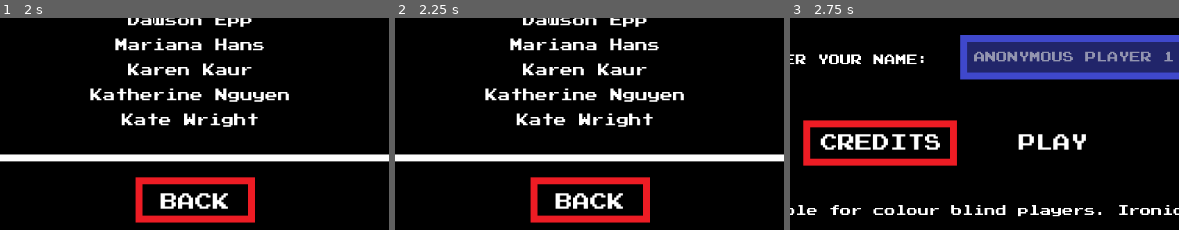
Above: before the commit, frames 1-3 (left to right).
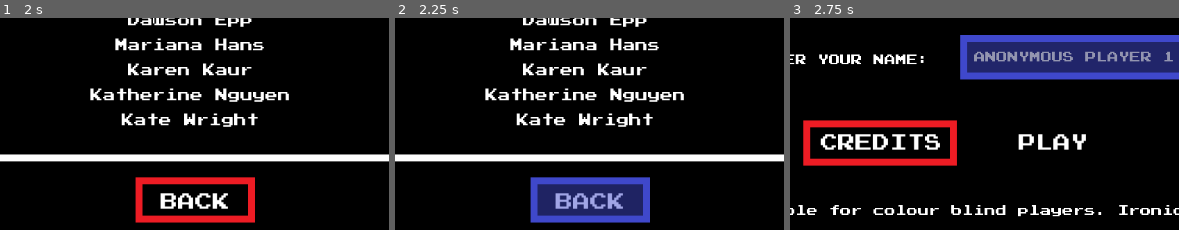
Above: after the commit, the same moments.

Repository: kwrightsk/game-jam-january-2026
Game: Godot game, scene res://Scenes/title_screen.tscn
Same seed, same stepped clock (60 frames per second), same inputs: the game is played once before the commit and once after it.
Inputs (mouse positions are % of the whole screen's width and height, from its top left):
- Up to frame 1 (2 s): click (64, 59) at 0.52 s; type "Alex" at 0.6 s; click "CREDITS" at 1.25 s
- Up to frame 2 (2.25 s): click "BACK" at 2 s
- Up to frame 3 (2.75 s): no input
The pictures show only the part of the screen within x 28-78%, y 50-100%; the shares and areas given below are measured in that part.

Frame 1 is identical in both runs. In frame 2, 6.7% of the frame differs, in the area x 34-66%, y 75-97%; in frame 3, nothing differs.

Commit message:
changing the color of the credits

Diff:
--- a/Scenes/credits.tscn
+++ b/Scenes/credits.tscn
@@ -24,6 +24,14 @@
 border_width_bottom = 10
 border_color = Color(0.929412, 0.109804, 0.141176, 1)
 
+[sub_resource type="StyleBoxFlat" id="StyleBoxFlat_0vald"]
+bg_color = Color(0.247059, 0.282353, 0.796078, 0.490196)
+border_width_left = 10
+border_width_top = 10
+border_width_right = 10
+border_width_bottom = 10
+border_color = Color(0.247059, 0.282353, 0.796078, 1)
+
 [node name="Credits" type="Node2D"]
 script = ExtResource("1_fy7n0")
 
@@ -190,7 +198,6 @@
 offset_top = 545.0
 offset_right = 683.0
 offset_bottom = 610.0
-mouse_filter = 1
 
 [node name="RichTextLabel4" type="RichTextLabel" parent="BackButton"]
 texture_filter = 1
@@ -224,7 +231,17 @@
 mouse_filter = 1
 theme_override_styles/panel = SubResource("StyleBoxFlat_bxmvo")
 
+[node name="Panel2" type="Panel" parent="BackButton"]
+visible = false
+offset_top = -3.0
+offset_right = 172.0
+offset_bottom = 62.0
+mouse_filter = 2
+theme_override_styles/panel = SubResource("StyleBoxFlat_0vald")
+
 [node name="AudioStreamPlayer" type="AudioStreamPlayer" parent="BackButton"]
 stream = ExtResource("7_eoveu")
 
+[connection signal="mouse_entered" from="BackButton" to="." method="_on_back_button_mouse_entered"]
+[connection signal="mouse_exited" from="BackButton" to="." method="_on_back_button_mouse_exited"]
 [connection signal="pressed" from="BackButton" to="." method="_on_back_button_pressed"]
--- a/scripts/credits.gd
+++ b/scripts/credits.gd
@@ -1,10 +1,10 @@
 extends Node2D
 @onready var button_sound = $BackButton/AudioStreamPlayer
+@onready var hover_back_button = $BackButton/Panel2
 
 # Called when the node enters the scene tree for the first time.
 func _ready() -> void:
-	pass # Replace with function body.
-
+	hover_back_button.visible = false
 
 # Called every frame. 'delta' is the elapsed time since the previous frame.
 func _process(delta: float) -> void:
@@ -16,3 +16,11 @@
 	await get_tree().create_timer(0.3).timeout
 	load("res://Scenes/title_screen.tscn")
 	get_tree().change_scene_to_file("res://Scenes/title_screen.tscn")
+
+
+func _on_back_button_mouse_entered() -> void:
+	hover_back_button.visible = true
+
+
+func _on_back_button_mouse_exited() -> void:
+	hover_back_button.visible = false
Not shown: 1 places in Scenes/credits.tscn that only renumber resources
